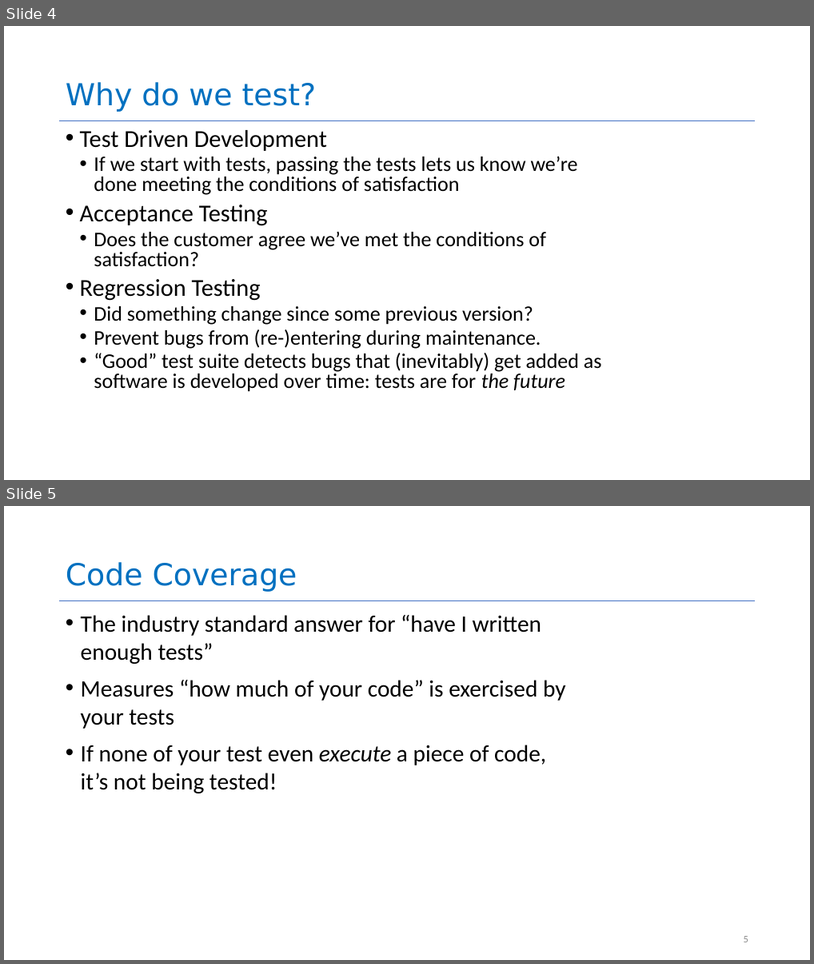
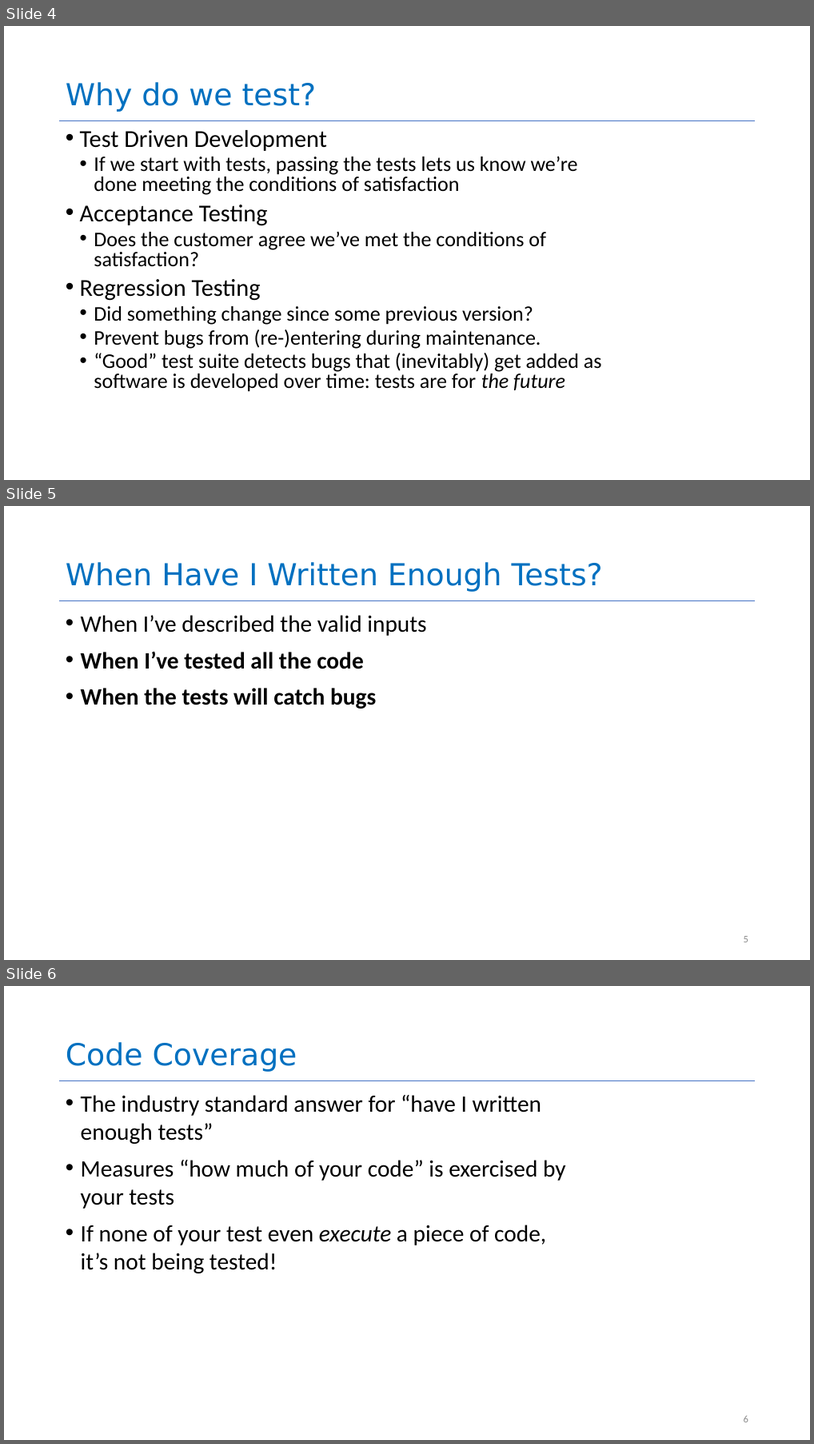
Before and after one commit to rimshaTest/CS4530-Spring-2026, a slide deck: Slides/Module 03.2 Code Coverage.pptx. Shown one above the other, each under a label of ours: slides 4 and 5 before the commit, slides 4, 5 and 6 after it. The pictures are 814x964 and 814x1444 pixels, drawn with LibreOffice and Linux fonts; fonts in the diff are those of the drawing. Boxes give left, top, right and bottom in pixels: in the first picture for what was removed or moved away, otherwise in the second. Text is boxed around its words. In the diff, an @@ line names an element or a change of style, - is before the commit and + after.

```diff
--- a/Slides/Module 03.2 Code Coverage.pptx
+++ b/Slides/Module 03.2 Code Coverage.pptx
@@ slide 5 added at (4,506,810,960), background #FFFFFF; not listed: 1 template element that a slide beside it also shows @@
@@ title added at (66,562,603,592), 36 pt, text #0070C0 @@
+When Have I Written Enough Tests?
@@ text added at (81,615,426,708), 28 pt, text #000000, bold @@
+• When I’ve described the valid inputs
+• When I’ve tested all the code
+• When the tests will catch bugs
@@ page number added at (744,936,749,942), 12 pt, text #8C8C8C @@
+5
@@ what was slide 5 is now slide 6 @@
```
Also in this commit, not shown: 5 slides changed, 3 other files.
